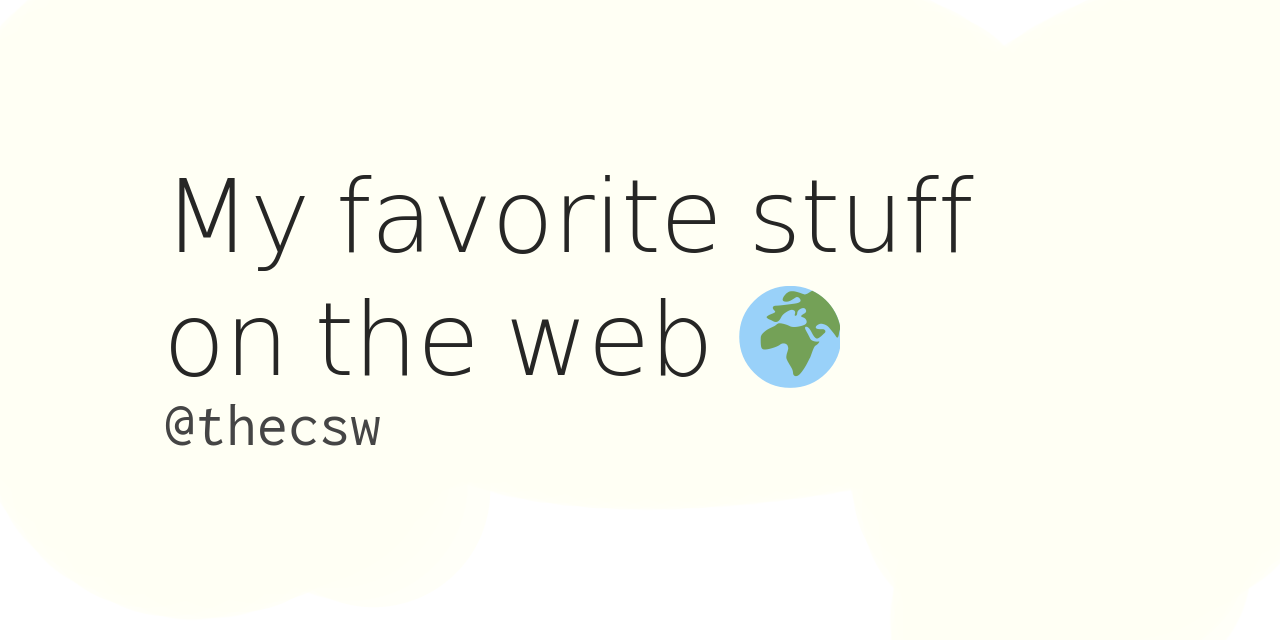
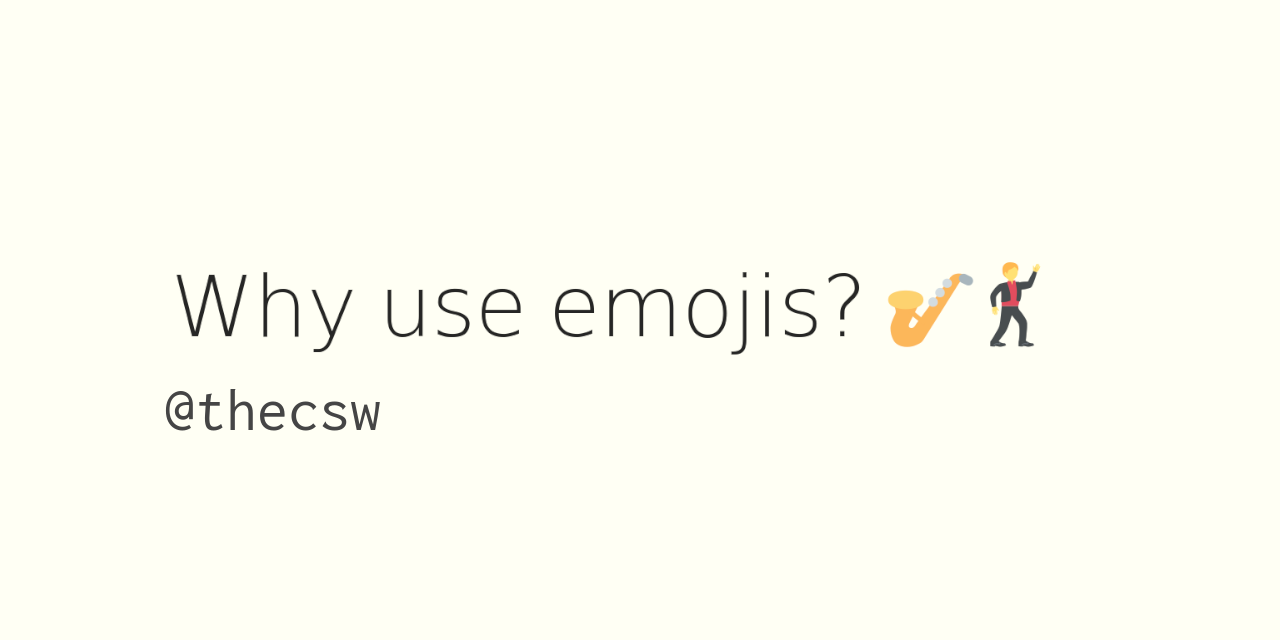
Revision of a layered 1280 × 640 image; what changed, layer by layer:
added group "why use emojis" with 2 layers above "cat limitless" over left=165, top=243, right=1041, bottom=431
added layer "DeepinScreenshot_select-area_20200314230840.png" in group "why use emojis" over left=171, top=243, right=1041, bottom=367
added layer "@thecsw #11" in group "why use emojis" over left=165, top=389, right=380, bottom=431
hid group "best web" (2 layers) over left=165, top=175, right=996, bottom=446
painted on "Background" over left=0, top=0, right=1280, bottom=640
